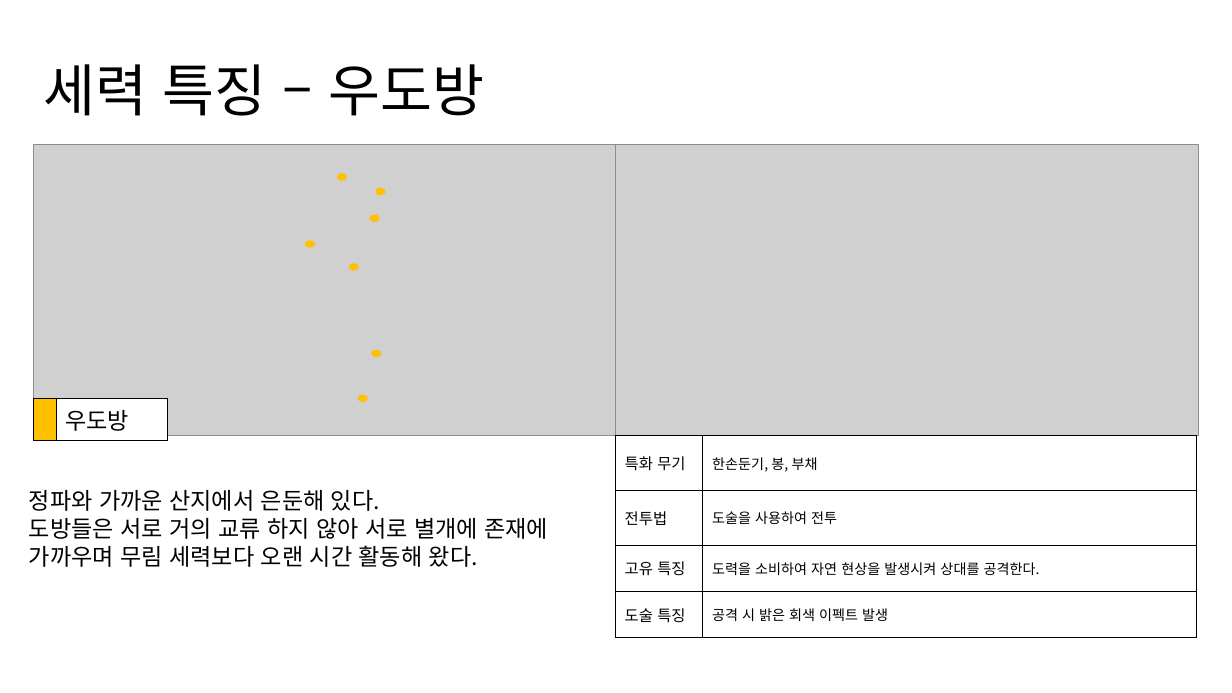
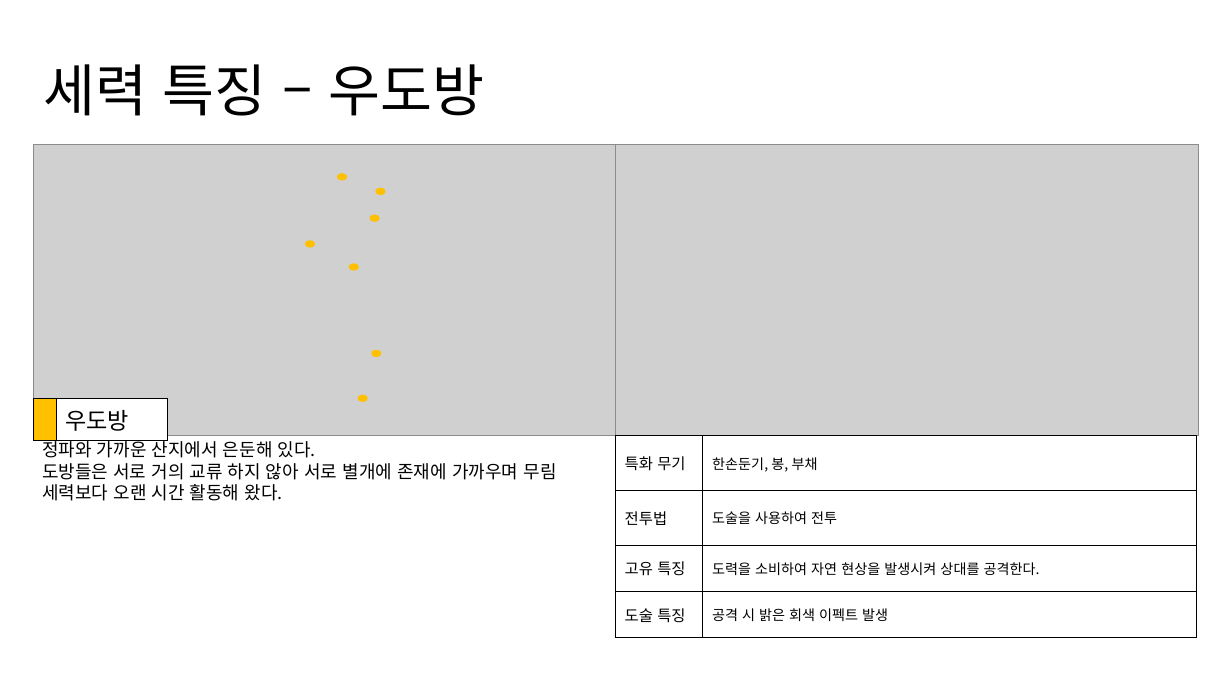
Before and after one commit to yjk0401/unityenginebasic_9th, a slide deck: slide 22 of 기획/세력 기획서.pptx (slide 18 before the commit). Drawn at 1232x693 pixels with LibreOffice and Linux fonts; fonts in the diff are those of the drawing; grey boxes stand for pictures. Boxes give left, top, right and bottom in pixels: in the first picture for what was removed or moved away, otherwise in the second. Text is boxed around its words. In the diff, an @@ line names an element or a change of style, - is before the commit and + after.

```diff
--- a/기획/세력 기획서.pptx
+++ b/기획/세력 기획서.pptx
@@ text "정파와 가까운 산지에서 은둔해 있다.": place and size @@
-text "정파와 가까운 산지에서 은둔해 있다." at [29, 490, 548, 567]
+text "정파와 가까운 산지에서 은둔해 있다." at [42, 438, 556, 501]
@@ text "정파와 가까운 산지에서 은둔해 있다." at [42, 438, 556, 501]: size 18 to 14 pt @@
```
Also in this commit, not shown: 12 other slides changed, 4 slides added, 4 other files.
